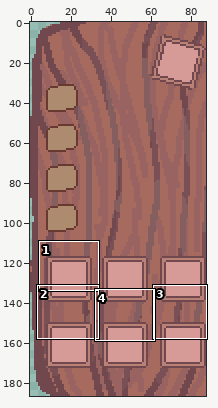
Sprite sheet -- resource/ingame/info/weathertodaybg.png. Above: a wide view before the commit, with the close-up outlined.
Close-up. Before the commit:
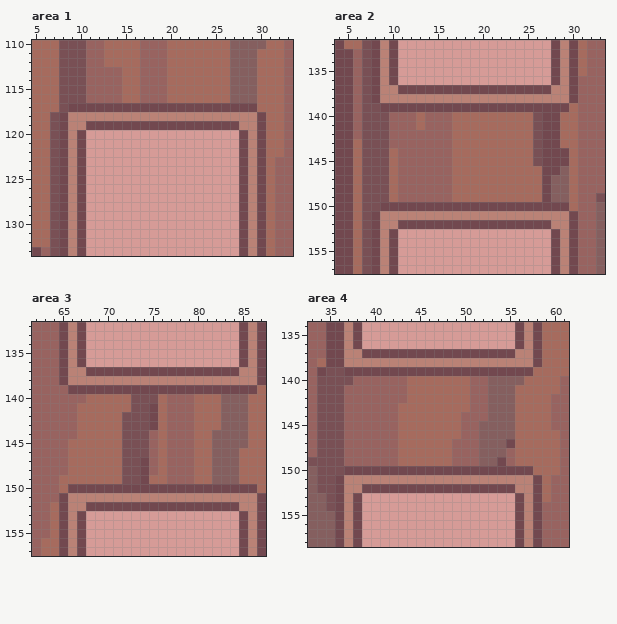
The file is 88x187 pixels. Shown: area 1: x 5..33, y 110..133; area 2: x 4..33, y 132..157; area 3: x 62..87, y 132..157; area 4: x 33..61, y 134..158. The commit also changed other parts of the picture, which this record leaves out.
Once edited:
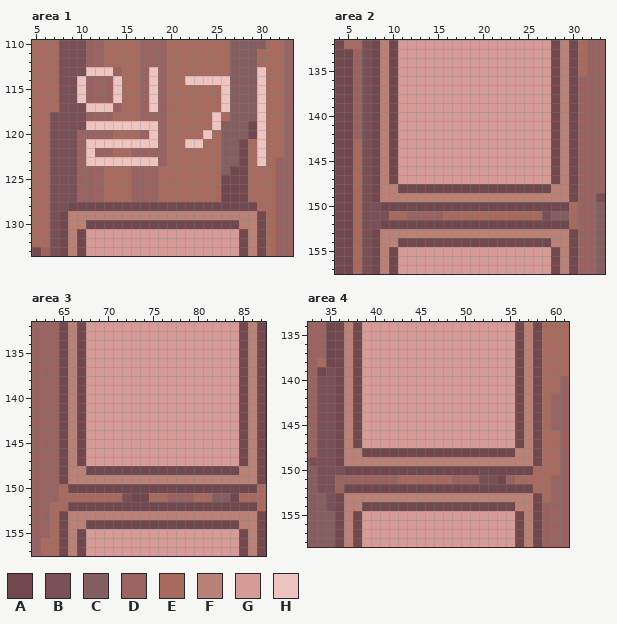
Palette (. is transparent): A #72484f  B #795055  C #855f5f  D #986360  E #a66b5e  F #ba8276  G #d69b97  H #eec4c1
Difference:
Area 1:
y 113: x 11..13 DDD -> HHH; x 18 D -> H; x 30 E -> H
y 114: x 10 B -> H; x 14 D -> H; x 18 D -> H; x 22..26 EEEEE -> HHHHH; x 30 E -> H
y 115..116: x 10 B -> H; x 14 D -> H; x 18 D -> H; x 26 E -> H; x 30 E -> H
y 117: x 9..30 AAAAAAAAAAAAAAAAAAAAAE -> BBHHHDEEDHDEEEEEEHCCCH
y 118: x 8..30 AFFFFFFFFFFFFFFFFFFFFFA -> BBBDDDEEEDDDEEEEEHECCCH
y 119: x 8..30 AFFAAAAAAAAAAAAAAAAAFFA -> BBBHHHHHHHHDEEEEEHCCCAH
y 120: x 8..30 AFAGGGGGGGGGGGGGGGGGAFA -> BBDDDDEEEDHDEEEEHECCCAH
y 121: x 8..27 AFAGGGGGGGGGGGGGGGGG -> BBDHHHHHHHHDEEHHEECC; x 29..30 FA -> EH
y 122: x 8..27 AFAGGGGGGGGGGGGGGGGG -> BBDHDDEEDDDDEEEEEECC; x 29..30 FA -> EH
y 123: x 8..27 AFAGGGGGGGGGGGGGGGGG -> BBDHHHHHHHHDEEEEEECC; x 29..30 FA -> EH
y 124: x 8..27 AFAGGGGGGGGGGGGGGGGG -> BBDDDEEEDDDEEEEEEECA; x 29..30 FA -> EE
y 125..127: x 8..27 AFAGGGGGGGGGGGGGGGGG -> BBDDDEEEDDDEEEEEEEAA; x 29..30 FA -> EE
y 128: x 8..9 AF -> BA; x 11..27 GGGGGGGGGGGGGGGGG -> AAAAAAAAAAAAAAAAA; x 29..30 FA -> AE
y 129: x 10..28 AGGGGGGGGGGGGGGGGGA -> FFFFFFFFFFFFFFFFFFF
y 130: x 10..28 AGGGGGGGGGGGGGGGGGA -> FAAAAAAAAAAAAAAAAAF
Area 2:
y 137: x 10..28 FAAAAAAAAAAAAAAAAAF -> AGGGGGGGGGGGGGGGGGA
y 138: x 10..28 FFFFFFFFFFFFFFFFFFF -> AGGGGGGGGGGGGGGGGGA
y 139: x 8..9 BA -> AF; x 11..27 AAAAAAAAAAAAAAAAA -> GGGGGGGGGGGGGGGGG; x 29..30 AE -> FA
y 140..141: x 8..27 BBDDDEDDDEEEEEEEEEBA -> AFAGGGGGGGGGGGGGGGGG; x 29..30 EE -> FA
y 142..143: x 8..27 BBDDDDDDDEEEEEEEEEBA -> AFAGGGGGGGGGGGGGGGGG; x 29..30 EE -> FA
y 144..145: x 8..27 BBEDDDDDDEEEEEEEEEBA -> AFAGGGGGGGGGGGGGGGGG; x 29..30 AE -> FA
y 146: x 8..27 BBEDDDDDDEEEEEEEEEEA -> AFAGGGGGGGGGGGGGGGGG; x 29..30 CE -> FA
y 147: x 8..30 BBEDDDDDDEEEEEEEEEEACCE -> AFAGGGGGGGGGGGGGGGGGAFA
y 148: x 8..26 BBEDDDDDDEEEEEEEEEE -> AFFAAAAAAAAAAAAAAAA; x 28..30 CCE -> FFA
y 149: x 8..30 BBEDDDDDDEEEEEEEEEEACCE -> AFFFFFFFFFFFFFFFFFFFFFA
y 151: x 8..30 AFFFFFFFFFFFFFFFFFFFFFA -> BBEEDDDDEEEEEEEEEEEBCCE
y 152: x 8..10 AFF -> BAA; x 28..30 FFA -> AAE
y 153: x 10..28 AGGGGGGGGGGGGGGGGGA -> FFFFFFFFFFFFFFFFFFF
y 154: x 10..28 AGGGGGGGGGGGGGGGGGA -> FAAAAAAAAAAAAAAAAAF
Area 3:
y 137: x 67..85 FAAAAAAAAAAAAAAAAAF -> AGGGGGGGGGGGGGGGGGA
y 138: x 67..85 FFFFFFFFFFFFFFFFFFF -> AGGGGGGGGGGGGGGGGGA
y 139: x 65..66 DA -> AF; x 68..84 AAAAAAAAAAAAAAAAA -> GGGGGGGGGGGGGGGGG; x 86..87 AE -> FA
y 140: x 65..87 DDDEEEEEBBBEDDDEEECCCEE -> AFAGGGGGGGGGGGGGGGGGAFA
y 141: x 65..87 DDEEEEEEBBAEDDDEEECCCEE -> AFAGGGGGGGGGGGGGGGGGAFA
y 142..143: x 65..87 DDEEEEEBBBAEDDDEEECCCEE -> AFAGGGGGGGGGGGGGGGGGAFA
y 144: x 65..87 DDEEEEEBBBDEDDDEECCCCEE -> AFAGGGGGGGGGGGGGGGGGAFA
y 145: x 65..87 DEEEEEEBBBDEDDDEECCCCEE -> AFAGGGGGGGGGGGGGGGGGAFA
y 146: x 65..87 DEEEEEEBBBDEDDDEECCCEEE -> AFAGGGGGGGGGGGGGGGGGAFA
y 147: x 65..87 DEEEEEEBBADEDDDEECCCEEE -> AFAGGGGGGGGGGGGGGGGGAFA
y 148: x 65..73 DEEEEEEBB -> AFFAAAAAA; x 75..87 DEDDDEECCCEEE -> AAAAAAAAAAFFA
y 149: x 65..87 EEEEEEEBBAEEDDDEECCCEEE -> AFFFFFFFFFFFFFFFFFFFFFA
y 151: x 65..87 AFFFFFFFFFFFFFFFFFFFFFA -> EEEEEEEBAAEEDDDEECCAEEE
y 152: x 65..67 AFF -> EAA; x 85..87 FFA -> AAE
y 153: x 67..85 AGGGGGGGGGGGGGGGGGA -> FFFFFFFFFFFFFFFFFFF
y 154: x 67..85 AGGGGGGGGGGGGGGGGGA -> FAAAAAAAAAAAAAAAAAF
Area 4:
y 137: x 38..56 FAAAAAAAAAAAAAAAAAF -> AGGGGGGGGGGGGGGGGGA
y 138: x 38..56 FFFFFFFFFFFFFFFFFFF -> AGGGGGGGGGGGGGGGGGA
y 139: x 36..37 BA -> AF; x 39..55 AAAAAAAAAAAAAAAAA -> GGGGGGGGGGGGGGGGG; x 57..58 AE -> FA
y 140: x 36..58 BBDDDDDDEEEEEEEDDCCCCEE -> AFAGGGGGGGGGGGGGGGGGAFA
y 141..142: x 36..58 BDDDDDDDEEEEEEEDDCCCEEE -> AFAGGGGGGGGGGGGGGGGGAFA
y 143: x 36..58 BDDDDDDEEEEEEEEDDCCCEEE -> AFAGGGGGGGGGGGGGGGGGAFA
y 144: x 36..58 BDDDDDDEEEEEEEDDDCCCEEE -> AFAGGGGGGGGGGGGGGGGGAFA
y 145..146: x 36..58 BDDDDDDEEEEEEEDDCCCCEEE -> AFAGGGGGGGGGGGGGGGGGAFA
y 147: x 36..58 BDDDDDDEEEEEEDDDCCCAEEE -> AFAGGGGGGGGGGGGGGGGGAFA
y 148: x 36..58 BDDDDDDEEEEEEDDDCCCDEEE -> AFFAAAAAAAAAAAAAAAAAFFA
y 149: x 36..58 BDDDDDDEEEEEEDDDCCADEEE -> AFFFFFFFFFFFFFFFFFFFFFA
y 151: x 36..58 AFFFFFFFFFFFFFFFFFFFFFA -> DDDDDDDEEEEEEDDDBBADEEE
y 152: x 36..38 AFF -> DAA; x 56..58 FFA -> AAE
y 153: x 38..56 AGGGGGGGGGGGGGGGGGA -> FFFFFFFFFFFFFFFFFFF
y 154: x 38..56 AGGGGGGGGGGGGGGGGGA -> FAAAAAAAAAAAAAAAAAF
Changed places in both close-ups, as pixel boxes (x1, y1, x2, y2):
changed: (59, 67, 266, 229)
changed: (371, 85, 578, 247)
changed: (59, 367, 266, 529)
changed: (335, 349, 542, 511)
